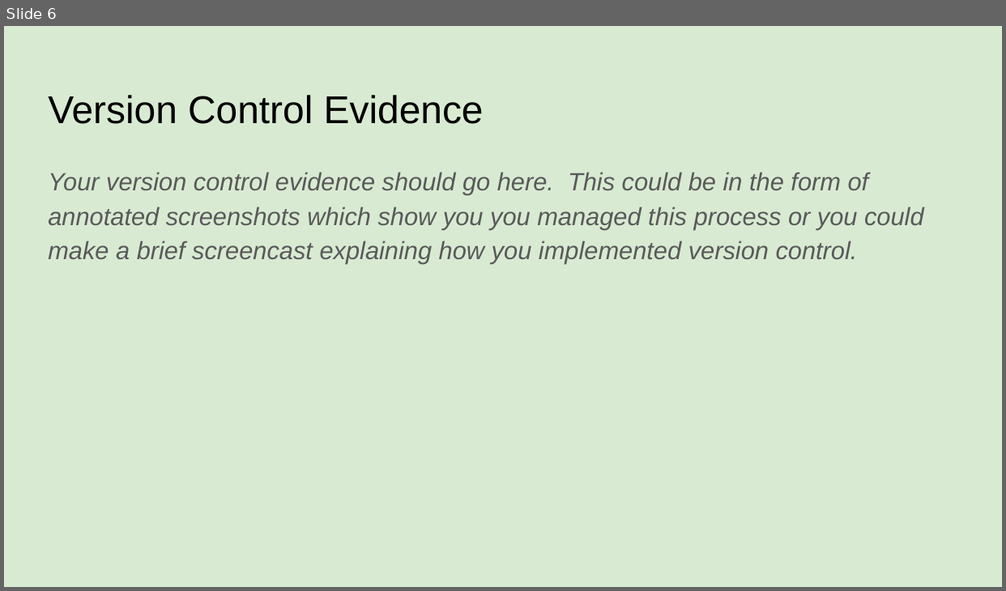
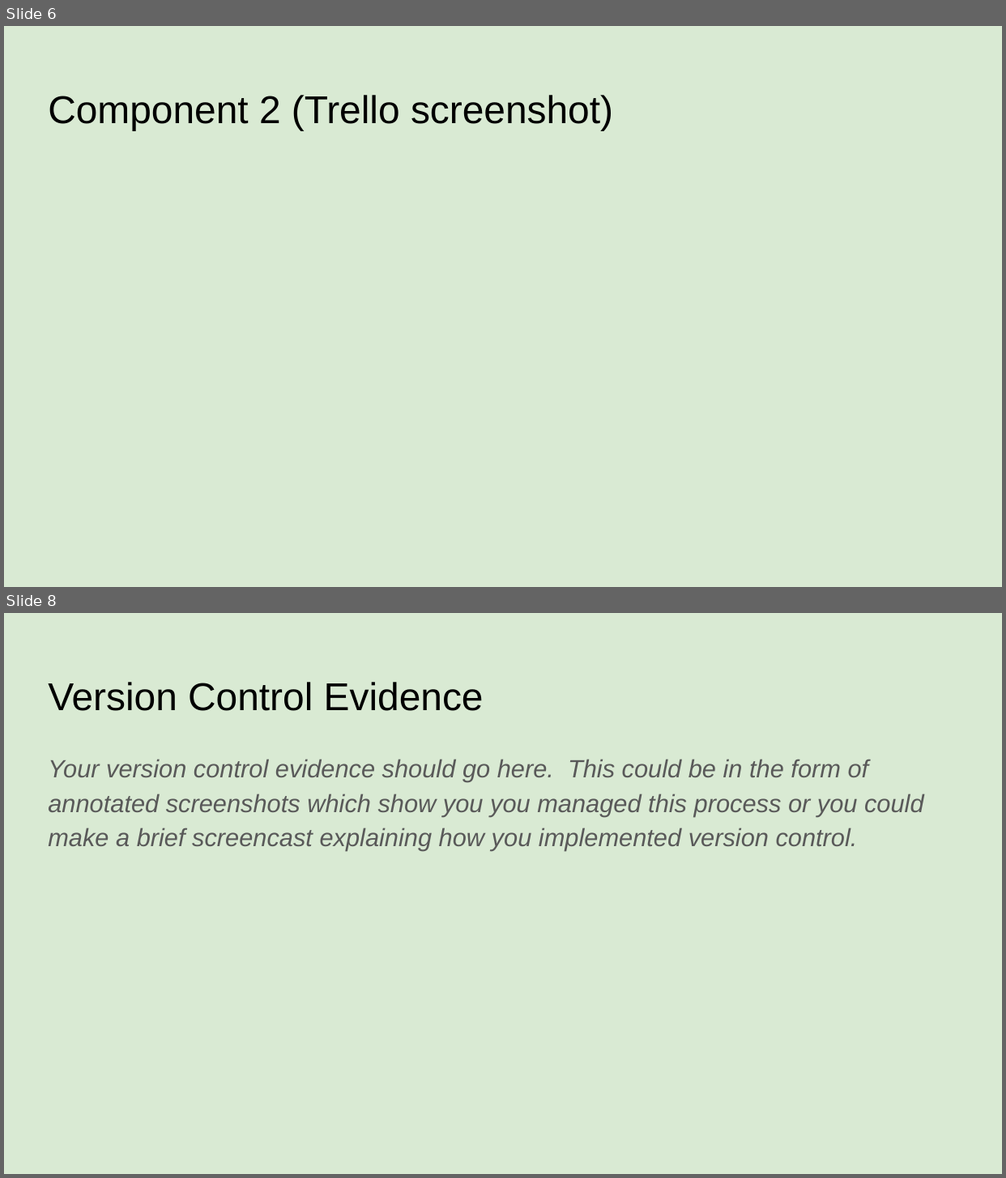
Before and after one commit to IvanY17104/Pizza_Bot, a slide deck: 022_91893+_+91897+Documentation.pptx. Shown one above the other, each under a label of ours: slide 6 before the commit, slides 6 and 8 after it; the slides between them are not shown. The pictures are 1006x591 and 1006x1178 pixels, drawn with LibreOffice and Linux fonts; fonts in the diff are those of the drawing. Boxes give left, top, right and bottom in pixels: in the first picture for what was removed or moved away, otherwise in the second. Text is boxed around its words. In the diff, an @@ line names an element or a change of style, - is before the commit and + after.

```diff
--- a/022_91893+_+91897+Documentation.pptx
+++ b/022_91893+_+91897+Documentation.pptx
@@ slide 6 added at (4, 26, 1002, 587), background #D9EAD3 @@
@@ title added at (48, 95, 613, 130), 28 pt, text #000000 @@
+Component 2 (Trello screenshot)
@@ what was slide 6 is now slide 8 @@
```
Also in this commit, not shown: 2 slides changed, 1 other slide added, 2 other files.
